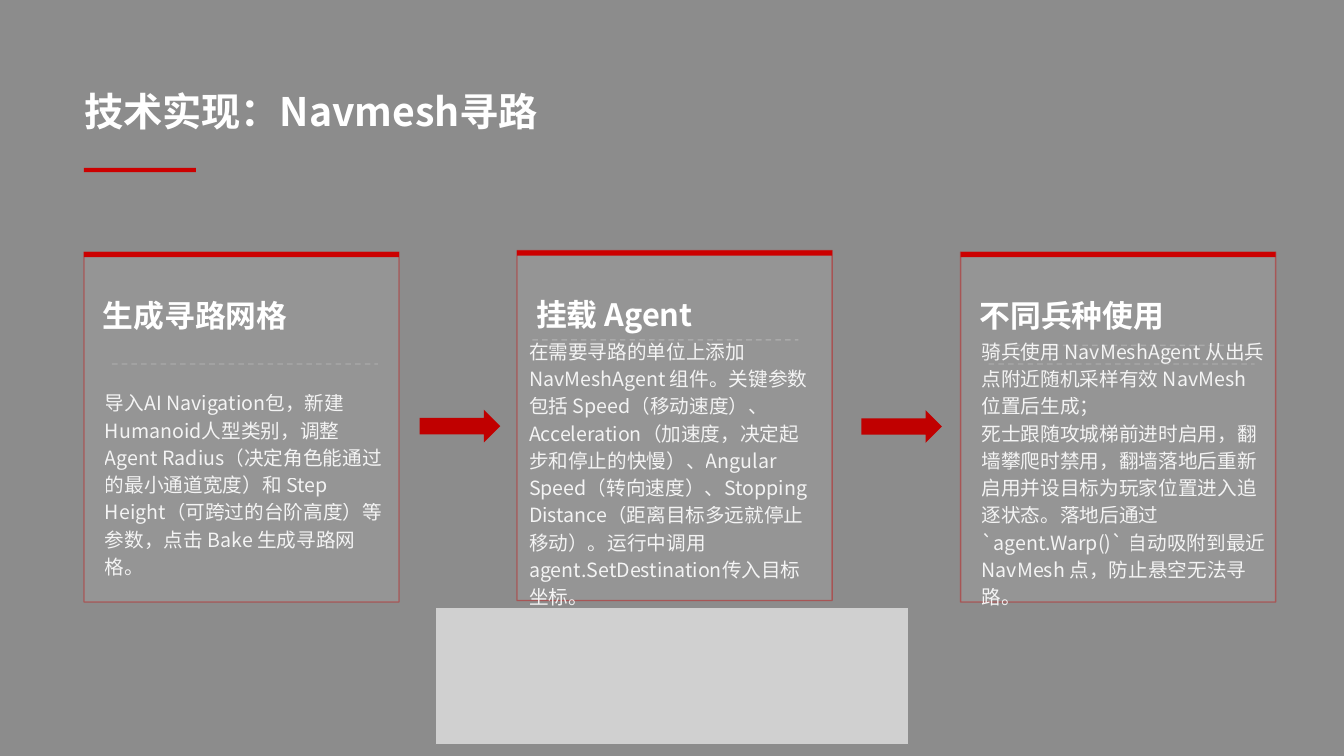
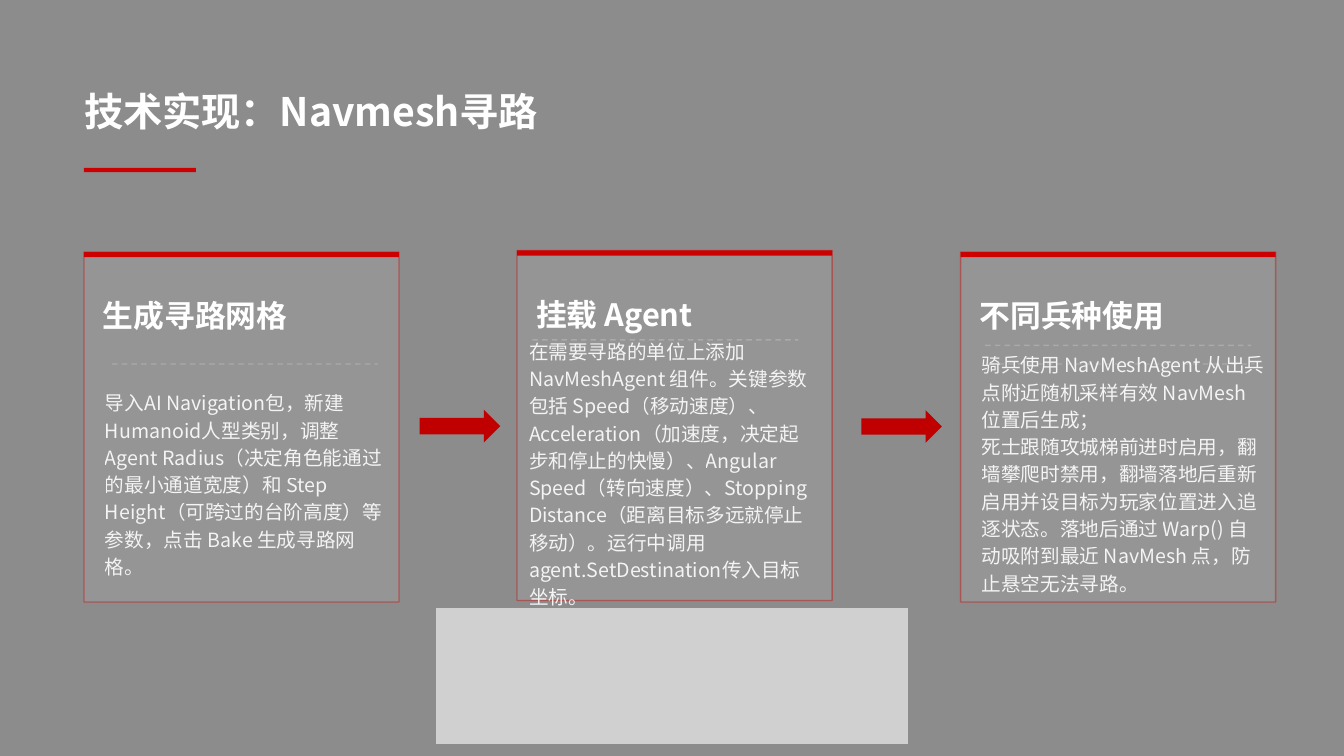
Before and after one commit to W-SEANVeen/ISF2, a slide deck: slide 14 of Docs/《孤城》VR游戏设计答辩.pptx. Drawn at 1344x756 pixels with LibreOffice and Linux fonts; fonts in the diff are those of the drawing; grey boxes stand for pictures; background and template pictures are left out. Boxes give left, top, right and bottom in pixels: in the first picture for what was removed or moved away, otherwise in the second. Text is boxed around its words. In the diff, an @@ line names an element or a change of style, - is before the commit and + after.

```diff
--- a/Docs/《孤城》VR游戏设计答辩.pptx
+++ b/Docs/《孤城》VR游戏设计答辩.pptx
@@ text at box(982, 438, 1257, 593): text changed @@
-死士跟随攻城梯前进时启用，翻墙攀爬时禁用，翻墙落地后重新启用并设目标为玩家位置进入追逐状态。落地后通过 `agent.Warp()` 自动吸附到最近 NavMesh 点，防止悬空无法寻路。
+死士跟随攻城梯前进时启用，翻墙攀爬时禁用，翻墙落地后重新启用并设目标为玩家位置进入追逐状态。落地后通过 Warp() 自动吸附到最近 NavMesh 点，防止悬空无法寻路。
```
Also in this commit, not shown: 9 other slides changed, 4 other files.
